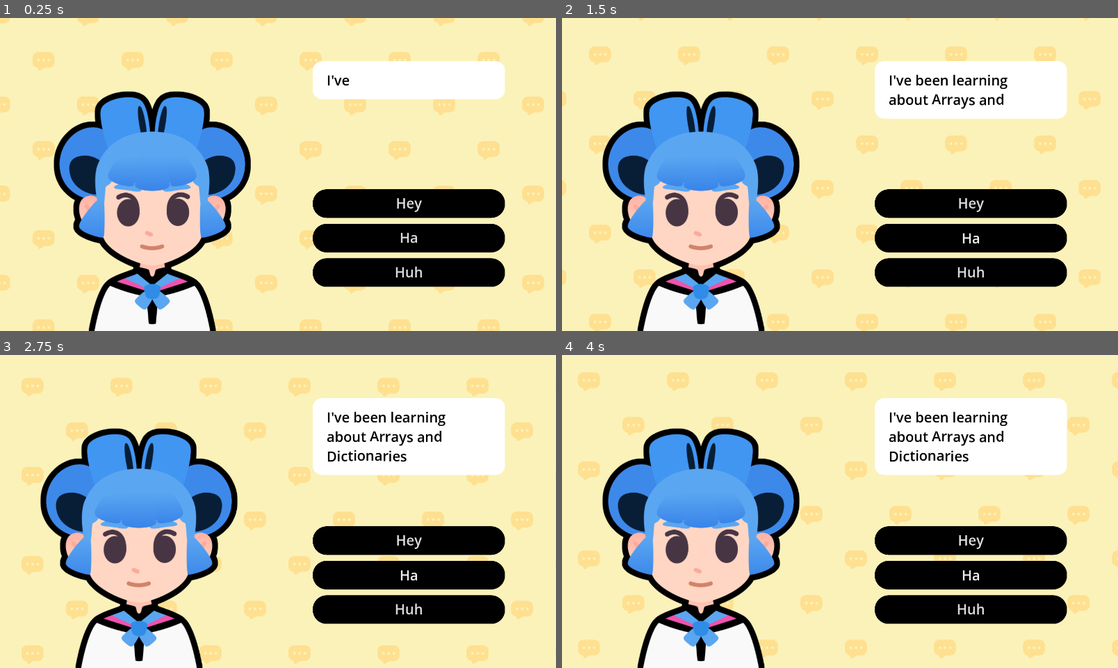
Above: before the commit, frames 1-4 (two rows, left to right).
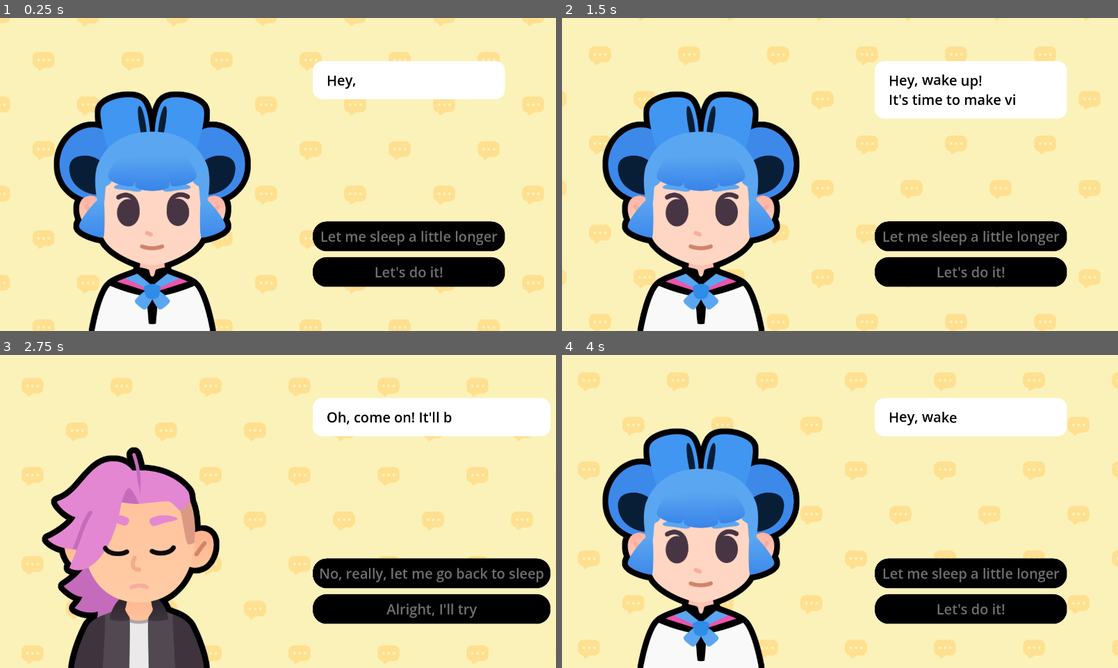
Above: after the commit, the same moments.

Repository: yangying-liu/2D-GameDev-Course-12-
Game: Godot game, scene res://lessons/dialogue.tscn
Same seed, same stepped clock (60 frames per second), same inputs: the game is played once before the commit and once after it. Sound files missing from this copy of the repository are replaced by a short silence.
Inputs (mouse positions are in pixels of both pictures, inside the frame that each line leads up to):
- Up to frame 1 (0.25 s): no input
- Up to frame 2 (1.5 s): click (973, 202) at 0.5 s, where only the run before the commit has a clickable "Hey"; click (973, 237) at 1.25 s, where only the run before the commit has a clickable "Ha"
- Up to frame 3 (2.75 s): click (411, 574) at 2 s, where only the run after the commit has a clickable "Let me sleep a little longer"
- Up to frame 4 (4 s): click (973, 608) at 2.75 s, where only the run before the commit has a clickable "Huh"; click (995, 574) at 3.5 s, where only the run after the commit has a clickable "No, really, let me go back to…"

The runs differ from the first frame. In frame 1, 4.6% of the frame differs, in the area x 56-91%, y 18-83%; in frame 2, 5.4%; in frame 3, 32%, in the area x 7-99%, y 13-100%; in frame 4, 9.4%.
Error before the commit: Invalid access to property or key 'list' on a base object of type 'null instance'. (res://addons/gdpractice/db/db.gd:19)

Commit message:
L4 completed

Diff:
--- a/learn-2d-gamedev-godot-4-0.13.0-macos/M08.start_a_dialog_workbook/lessons/dialogue.gd
+++ b/learn-2d-gamedev-godot-4-0.13.0-macos/M08.start_a_dialog_workbook/lessons/dialogue.gd
@@ -1,4 +1,10 @@
 extends Control
+
+@onready var rich_text_label: RichTextLabel = %RichTextLabel
+@onready var action_buttons_v_box_container: VBoxContainer = %ActionButtonsVBoxContainer
+@onready var audio_stream_player: AudioStreamPlayer = %AudioStreamPlayer
+@onready var body: TextureRect = %Body
+@onready var expression: TextureRect = %Expression
 
 var expressions := {
 	"happy": preload ("res://assets/emotion_happy.png"),
@@ -11,100 +17,70 @@
 	"pink": preload ("res://assets/pink.png")
 }
 
-## An array of dictionaries. Each dictionary has three properties:
-## - expression: a [code]Texture[/code] containing an expression
-## - text: a [code]String[/code] containing the text the character says
-## - character: a [code]Texture[/code] representing the character
 var dialogue_items: Array[Dictionary] = [
 	{
 		"expression": expressions["regular"],
-		"text": "I've been learning about [wave]Arrays and Dictionaries[/wave]",
-		"character": bodies["sophia"]
+		"text": "[wave]Hey, wake up![/wave]\nIt's time to make video games.",
+		"character": bodies["sophia"],
+		"choices": {
+			"Let me sleep a little longer": 2,
+			"Let's do it!": 1,
+		},
 	},
 	{
-		"expression": expressions["regular"],
-		"text": "How has it been going?",
-		"character": bodies["pink"]
+		"expression": expressions["happy"],
+		"text": "Great! Your first task will be to write a [b]dialogue tree[/b].",
+		"character": bodies["sophia"],
+		"choices": {
+			"I will do my best": 3,
+			"No, let me go back to sleep": 2,
+		},
 	},
 	{
 		"expression": expressions["sad"],
-		"text": "... Well... it is a little bit [shake]complicated[/shake]!",
-		"character": bodies["sophia"]
-	},
-	{
-		"expression": expressions["sad"],
-		"text": "Oh!",
-		"character": bodies["pink"]
-	},
-	{
-		"expression": expressions["regular"],
-		"text": "I believe in you!",
-		"character": bodies["pink"]
+		"text": "Oh, come on! It'll be fun.",
+		"character": bodies["pink"],
+		"choices": {
+			"No, really, let me go back to sleep": 0,
+			"Alright, I'll try": 1,
+		},
 	},
 	{
 		"expression": expressions["happy"],
-		"text": "If you stick to it, you'll eventually make it!",
-		"character": bodies["pink"]
+		"text": "That's the spirit! [wave]You can do it![/wave]",
+		"character": bodies["pink"],
+		"choices": {"Okay! (Quit)": - 1},
 	},
-	{
-		"expression": expressions["happy"],
-		"text": "That's it! Let's [tornado freq=3.0][rainbow val=1.0]GOOOOOO!!![/rainbow][/tornado]",
-		"character": bodies["sophia"]
-	}
 ]
-
-## UI element that shows the texts
-@onready var rich_text_label: RichTextLabel = %RichTextLabel
-## Container for the buttons
-@onready var action_buttons_v_box_container: VBoxContainer = %ActionButtonsVBoxContainer
-## Audio player that plays voice sounds while text is being written
-@onready var audio_stream_player: AudioStreamPlayer = %AudioStreamPlayer
-## The character
-@onready var body: TextureRect = %Body
-## The Expression
-@onready var expression: TextureRect = %Expression
-
 
 func _ready() -> void:
 	show_text(0)
 
-
-## Draws the current text to the rich text element
-## [param current_item_index] Displays the currently selected index from the dialogue array
 func show_text(current_item_index: int) -> void:
-	# We retrieve the current item from the array
 	var current_item := dialogue_items[current_item_index]
-	# from the item, we extract the properties.
-	# We set the text to the rich text control
-	# And we set the appropriate expression texture
 	rich_text_label.text = current_item["text"]
 	expression.texture = current_item["expression"]
 	body.texture = current_item["character"]
-	# We set the initial visible ratio to the text to 0, so we can change it in the tween
+	create_buttons(current_item["choices"])
 	rich_text_label.visible_ratio = 0.0
-	# We create a tween that will draw the text
 	var tween := create_tween()
-	# A variable that holds the amount of time for the text to show, in seconds
-	# We could write this directly in the tween call, but this is clearer.
-	# We will also use this for deciding on the sound length
 	var text_appearing_duration: float = current_item["text"].length() / 30.0
-	# We show the text slowly
 	tween.tween_property(rich_text_label, "visible_ratio", 1.0, text_appearing_duration)
-	# We randomize the audio playback's start time to make it sound different
-	# every time.
-	# We obtain the last possible offset in the sound that we can start from
+
 	var sound_max_length := audio_stream_player.stream.get_length() - text_appearing_duration
-	# We pick a random position on that length
 	var sound_start_position := randf() * sound_max_length
-	# We start playing the sound
 	audio_stream_player.play(sound_start_position)
-	# We make sure the sound stops when the text finishes displaying
 	tween.finished.connect(audio_stream_player.stop)
 
-	# We animate the character sliding in.
 	slide_in()
 
-## Animates the character when they start talking
+	for button: Button in action_buttons_v_box_container.get_children():
+		button.disabled = true
+	tween.finished.connect(func() -> void:
+		for button: Button in action_buttons_v_box_container.get_children():
+			button.disabled = false
+	)
+
 func slide_in() -> void:
 	var slide_tween := create_tween()
 	slide_tween.set_ease(Tween.EASE_OUT)
@@ -112,3 +88,17 @@
 	slide_tween.tween_property(body, "position:x", 0, 0.3)
 	body.modulate.a = 0
 	slide_tween.parallel().tween_property(body, "modulate:a", 1, 0.2)
+
+func create_buttons(choices_data: Dictionary) -> void:
+	for button in action_buttons_v_box_container.get_children():
+		button.queue_free()
+
+	for choice_text in choices_data:
+		var button := Button.new()
+		action_buttons_v_box_container.add_child(button)
+		button.text = choice_text
+		var target_line_idx: int = choices_data[choice_text]
+		if target_line_idx == -1:
+			button.pressed.connect(get_tree().quit)
+		else:
+			button.pressed.connect(show_text.bind(target_line_idx))
--- a/learn-2d-gamedev-godot-4-0.13.0-macos/M08.start_a_dialog_workbook/project.godot
+++ b/learn-2d-gamedev-godot-4-0.13.0-macos/M08.start_a_dialog_workbook/project.godot
@@ -19,6 +19,7 @@
 [autoload]
 
 UITestPanel="*res://addons/gdpractice/tester/ui_test_panel.tscn"
+Metadata="*res://addons/gdpractice/practice_solutions/metadata.gd"
 
 [display]
 
